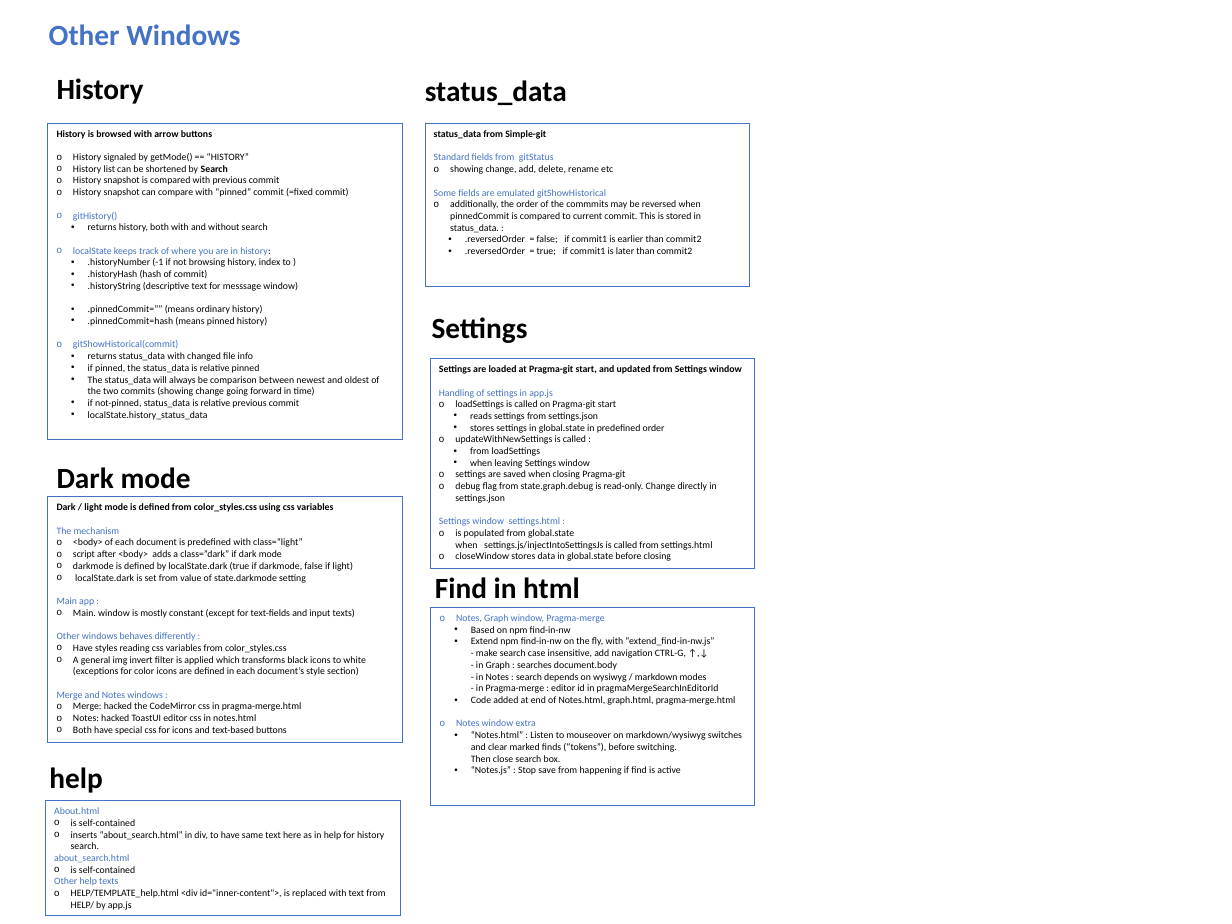
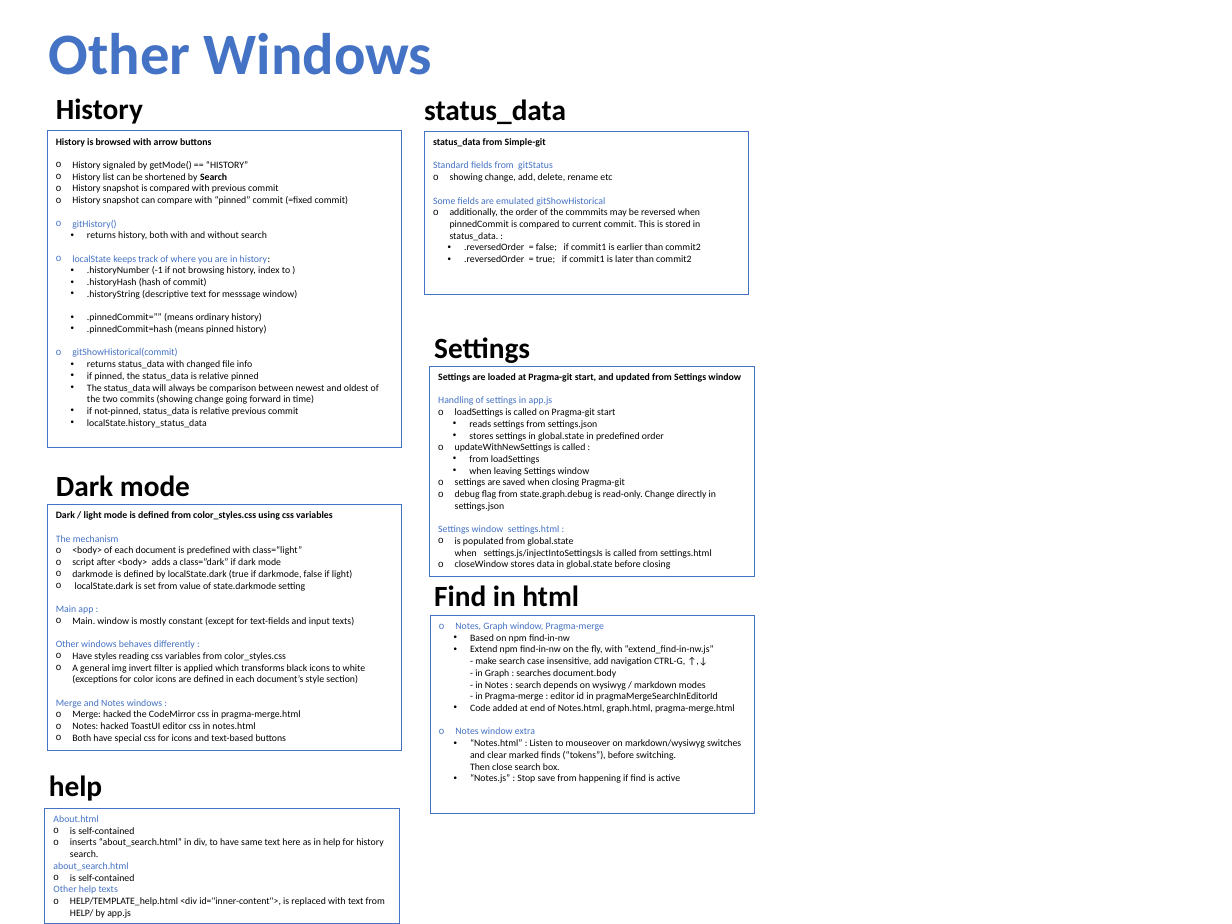
Before and after one commit to pragma-git/pragma-git, a slide deck: slide 7 of docs/Tech-overview.pptx. Drawn at 1232x924 pixels with LibreOffice and Linux fonts; fonts in the diff are those of the drawing. Boxes give left, top, right and bottom in pixels: in the first picture for what was removed or moved away, otherwise in the second. Text is boxed around its words. In the diff, an @@ line names an element or a change of style, - is before the commit and + after.

Commit message:
Doc for graph layout

```diff
--- a/docs/Tech-overview.pptx
+++ b/docs/Tech-overview.pptx
@@ text "Other Windows" at [49,33,433,75]: size 24 to 48 pt @@
@@ text "History": place and size @@
-text "History" at [57,78,144,104]
+text "History" at [56,98,143,124]
@@ text "status_data": place and size @@
-text "status_data" at [425,80,567,105]
+text "status_data" at [424,99,566,124]
@@ text "Settings": place and size @@
-text "Settings" at [432,317,528,343]
+text "Settings" at [434,337,530,363]
@@ 6 rectangles, 3 texts: place and size @@
-6 rectangles, 3 texts at [46,123,755,916]
+6 rectangles, 3 texts at [45,131,754,924]
```
Also in this commit, not shown: 6 other slides changed, 1 slide added.
